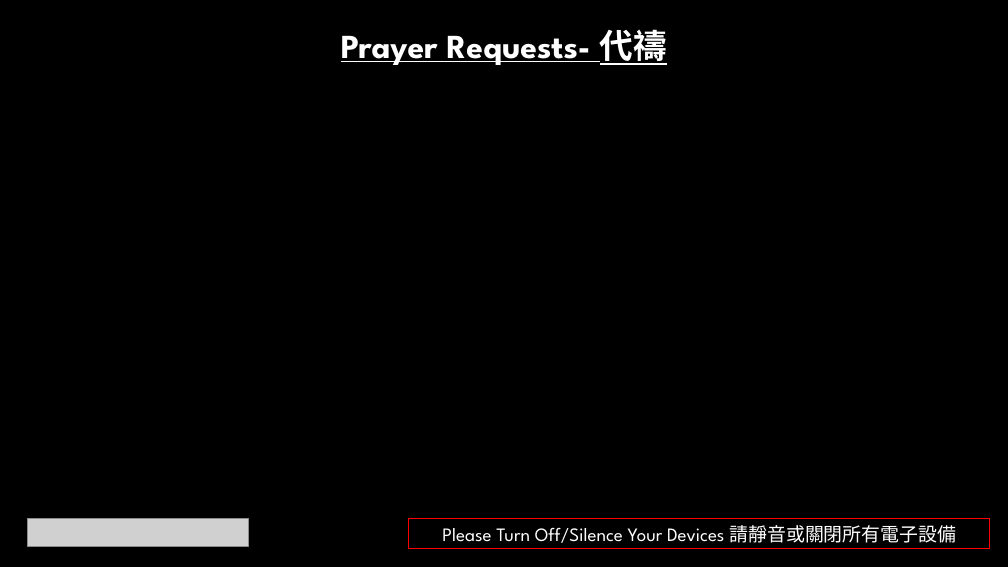
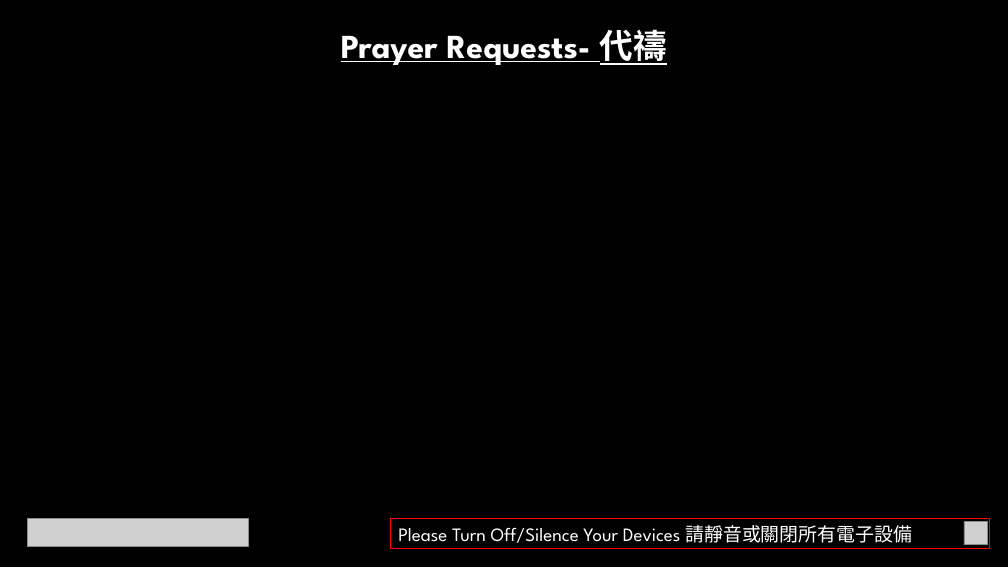
Before and after one commit to calebchanwy/tjc-powerpoint, a slide deck: slide 3 of TJCPowerPoint/bin/Debug/Files/ServiceWidescreen.pptx. Drawn at 1008x567 pixels with LibreOffice and Linux fonts; fonts in the diff are those of the drawing; grey boxes stand for pictures. Boxes give left, top, right and bottom in pixels: in the first picture for what was removed or moved away, otherwise in the second. Text is boxed around its words. In the diff, an @@ line names an element or a change of style, - is before the commit and + after.

```diff
--- a/TJCPowerPoint/bin/Debug/Files/ServiceWidescreen.pptx
+++ b/TJCPowerPoint/bin/Debug/Files/ServiceWidescreen.pptx
@@ rectangle "Please Turn Off/Silence Your Devices ...": place and size @@
-rectangle "Please Turn Off/Silence Your Devices ..." at [409,519,991,549]
+rectangle "Please Turn Off/Silence Your Devices ..." at [391,519,991,549]
@@ rectangle "Please Turn Off/Silence Your Devices ..." at [391,519,991,549]: alignment centre to left; outline #FF0000 0.75 pt to #FF0000 1 pt @@
@@ picture added at [964,522,988,545] @@
```
Also in this commit, not shown: 6 other slides changed, 12 other files.
